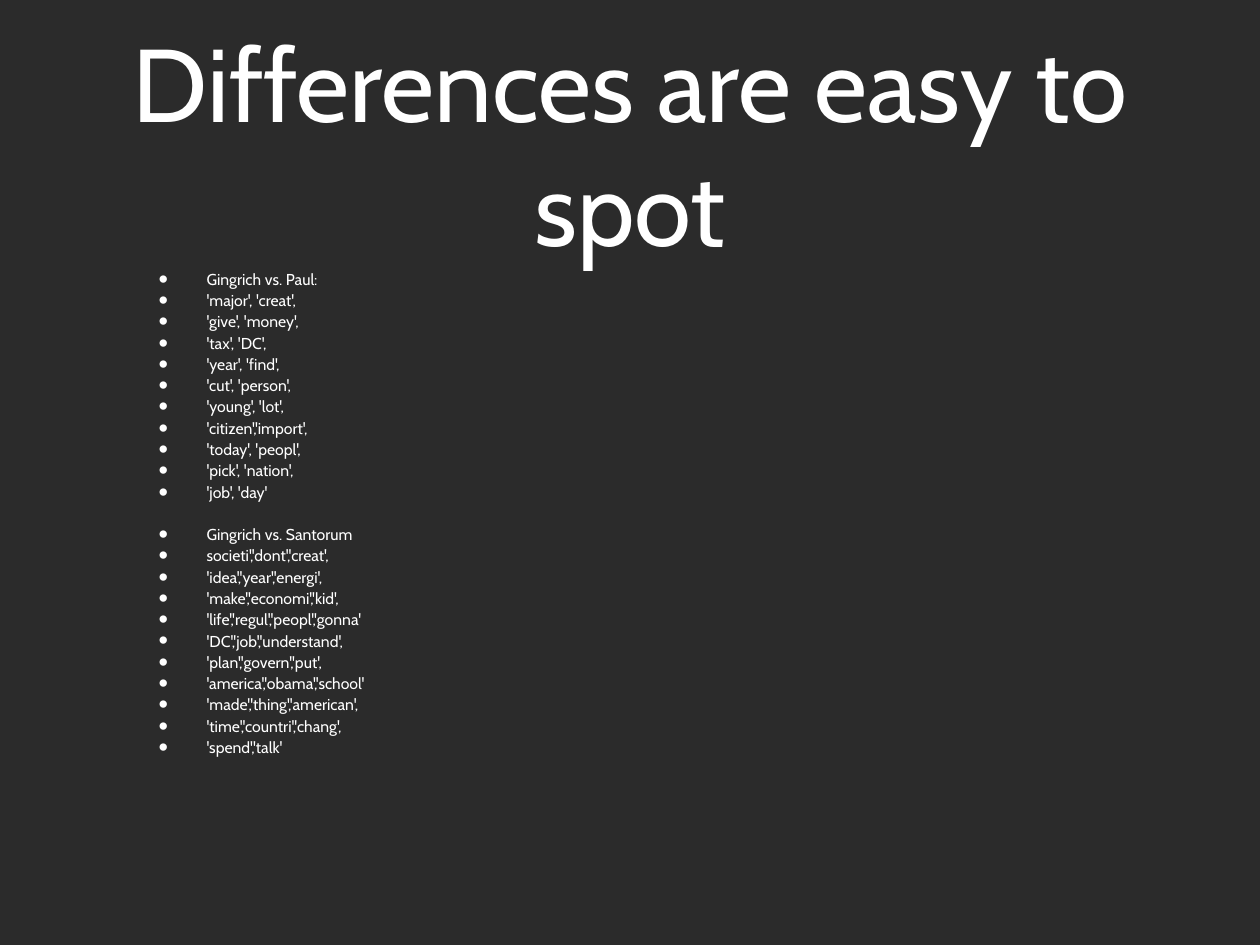
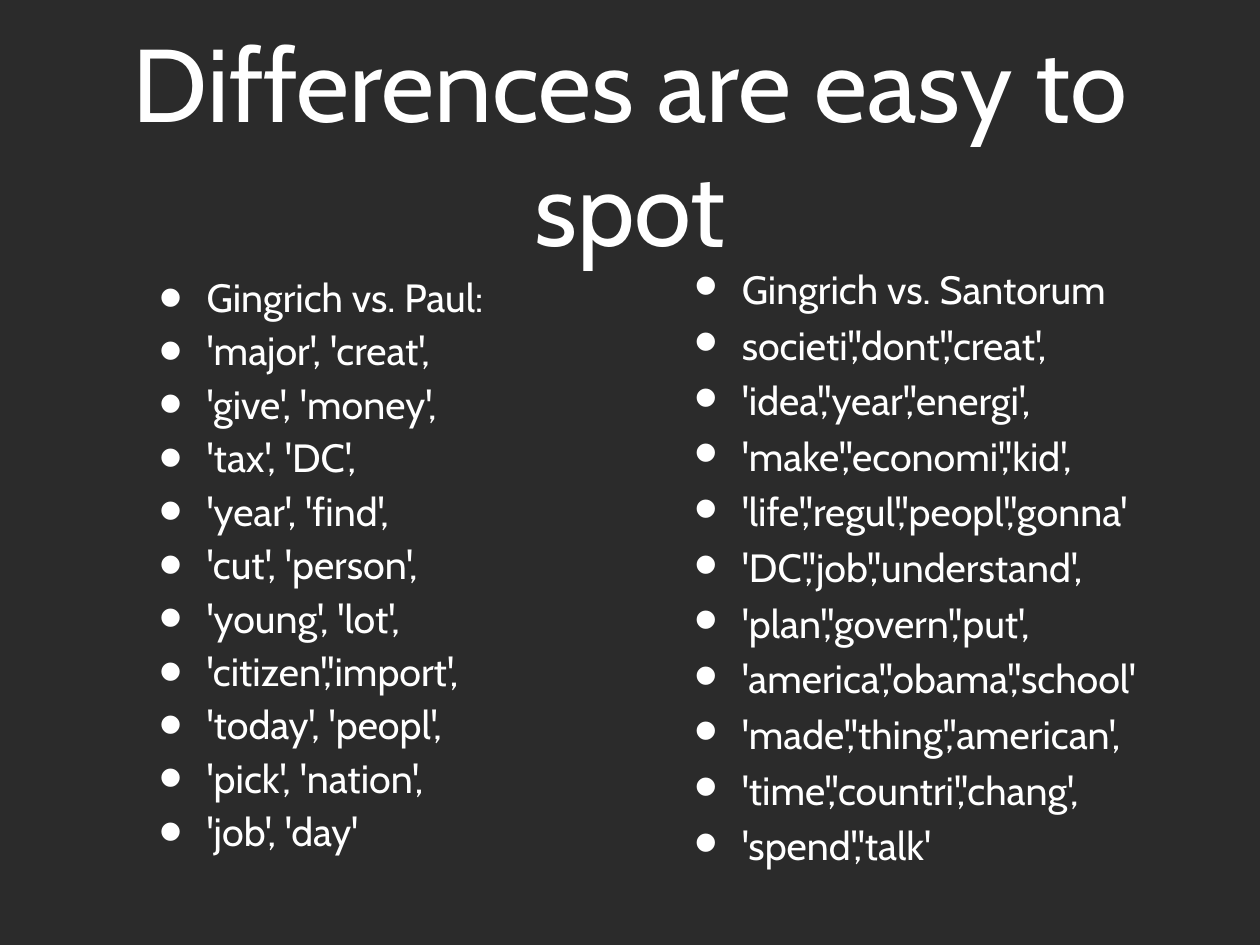
Before and after one commit to maksim2042/SNABook, a slide deck: slide 28 of webcast3/webcast3.ppt. Drawn at 1260x945 pixels with LibreOffice and Linux fonts; fonts in the diff are those of the drawing; background and template pictures are left out; a plain dark background stands for a picture behind light text. Boxes give left, top, right and bottom in pixels: in the first picture for what was removed or moved away, otherwise in the second. Text is boxed around its words. In the diff, an @@ line names an element or a change of style, - is before the commit and + after.

Commit message:
Fonts fixed

```diff
--- a/webcast3/webcast3.ppt
+++ b/webcast3/webcast3.ppt
@@ text "Gingrich vs. Paul:" at (207,282,483,856): size 12.8 to 32 pt; line spacing 0.8 to 1; more space between paragraphs @@
@@ text added at (742,274,1136,870), 32 pt, text #FFFFFF @@
+• Gingrich vs. Santorum
+• societi','dont','creat',
+• 'idea','year','energi',
+• 'make','economi','kid',
+• 'life','regul','peopl','gonna'
+• 'DC','job','understand',
+• 'plan','govern','put',
+• 'america','obama','school'
+• 'made','thing','american',
+• 'time','countri','chang',
+• 'spend','talk'
@@ text at (207,528,365,757): paragraphs removed @@
-• Gingrich vs. Santorum
-• societi','dont','creat',
-• 'idea','year','energi',
-• 'make','economi','kid',
-• 'life','regul','peopl','gonna'
-• 'DC','job','understand',
-• 'plan','govern','put',
-• 'america','obama','school'
-• 'made','thing','american',
-• 'time','countri','chang',
-• 'spend','talk'
```
Also in this commit, not shown: 21 other slides changed, 1 slide removed.
